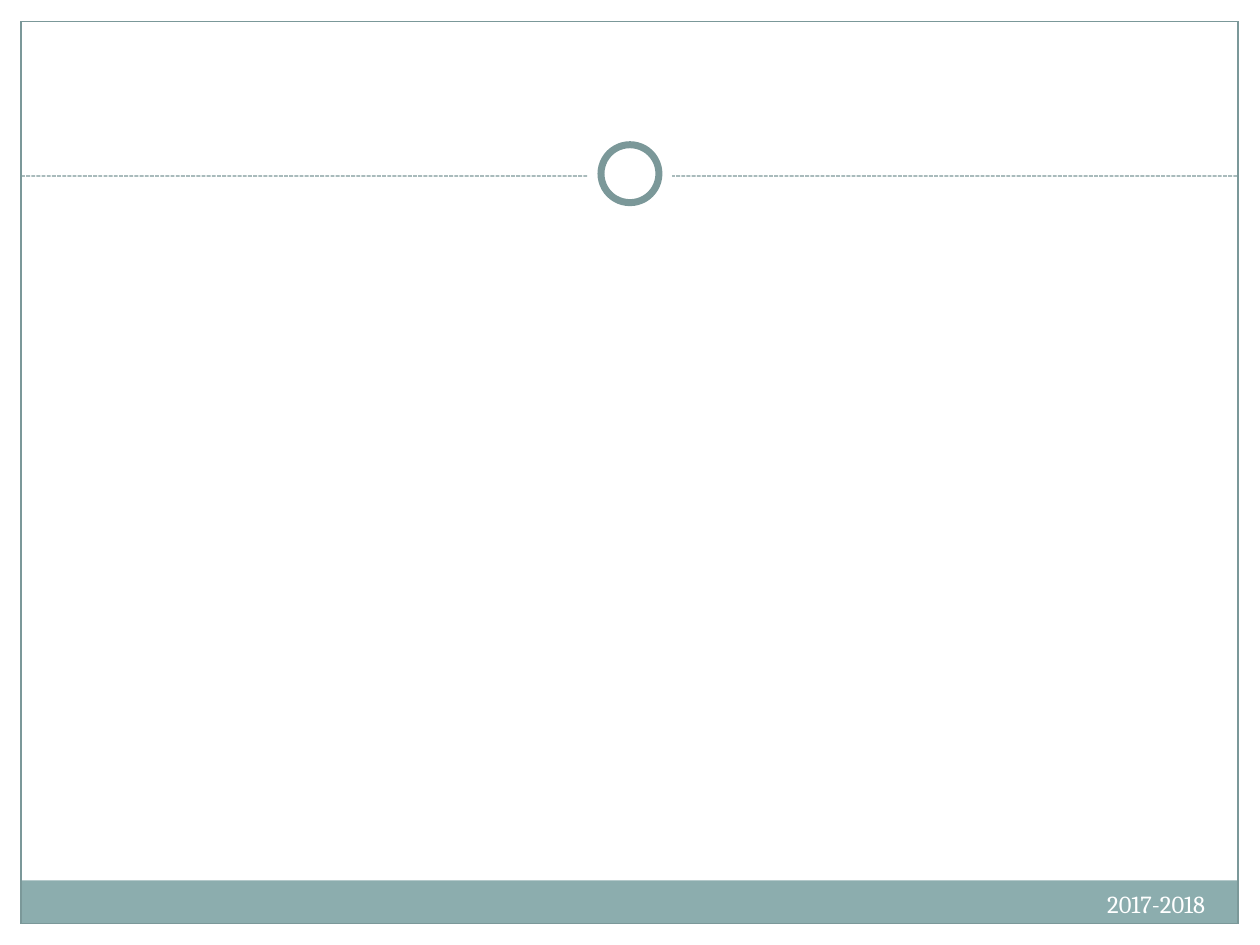
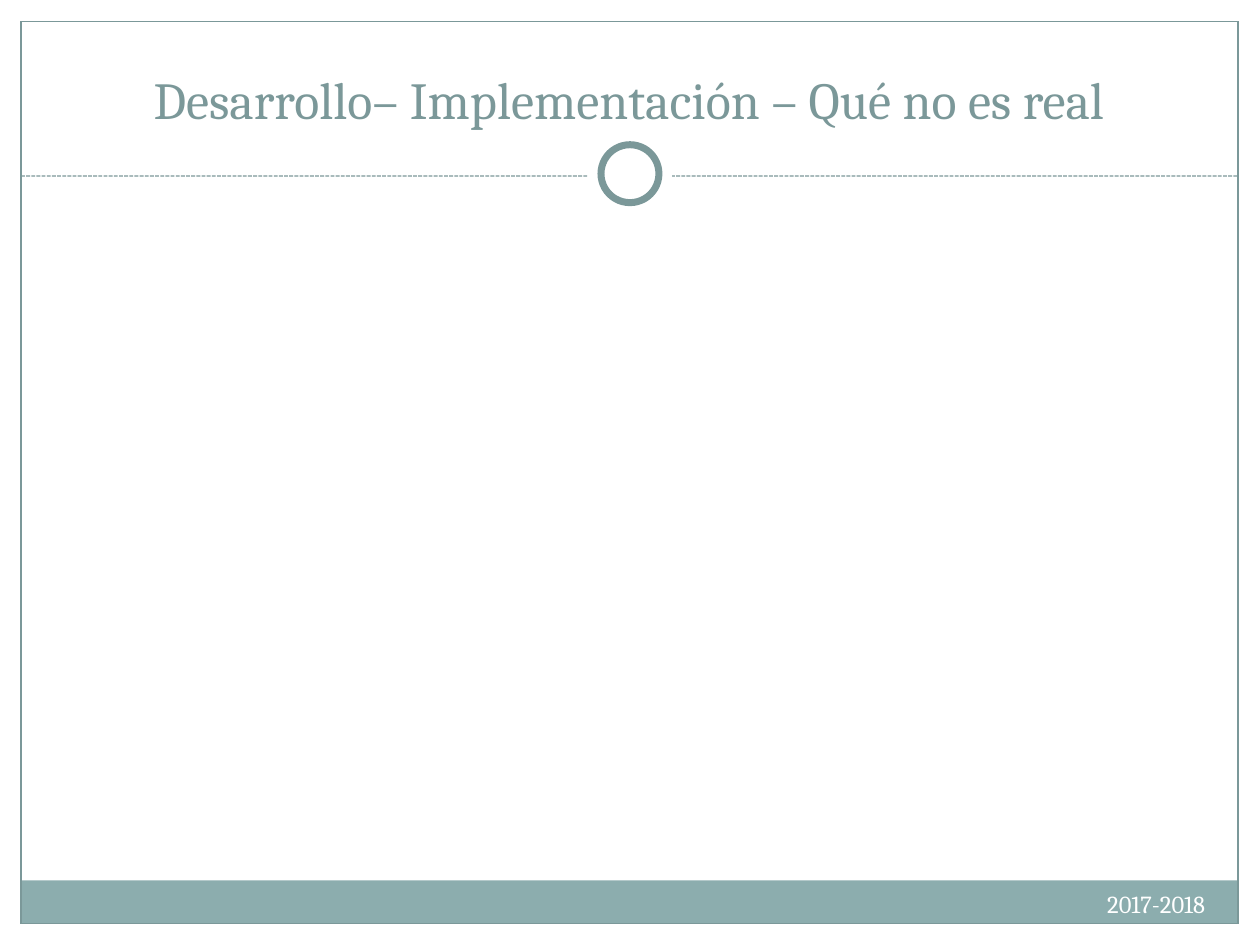
Before and after one commit to Compumatica/Proyecto-de-Ing-Software, a slide deck: slide 15 of docs/IntroIngSoft.PresentacionesFinales.pptx. Drawn at 1260x945 pixels with LibreOffice and Linux fonts; fonts in the diff are those of the drawing. Boxes give left, top, right and bottom in pixels: in the first picture for what was removed or moved away, otherwise in the second. Text is boxed around its words. In the diff, an @@ line names an element or a change of style, - is before the commit and + after.

```diff
--- a/docs/IntroIngSoft.PresentacionesFinales.pptx
+++ b/docs/IntroIngSoft.PresentacionesFinales.pptx
@@ title added at (x1=154, y1=82, x2=1104, y2=130), 29.7 pt, text #7C999A @@
+Desarrollo– Implementación – Qué no es real
```
Also in this commit, not shown: 9 other slides changed, 1 slide added, 1 slide removed.
